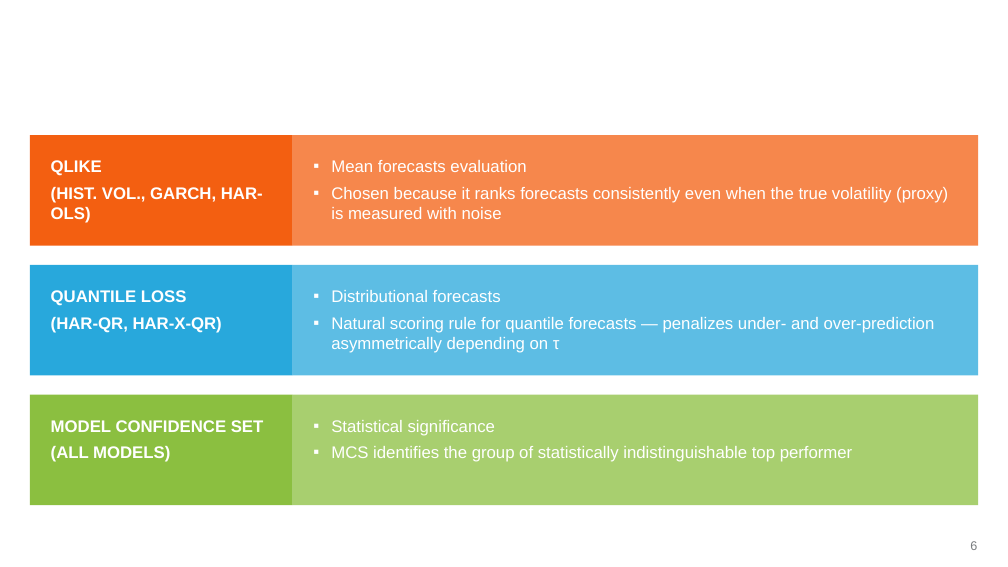
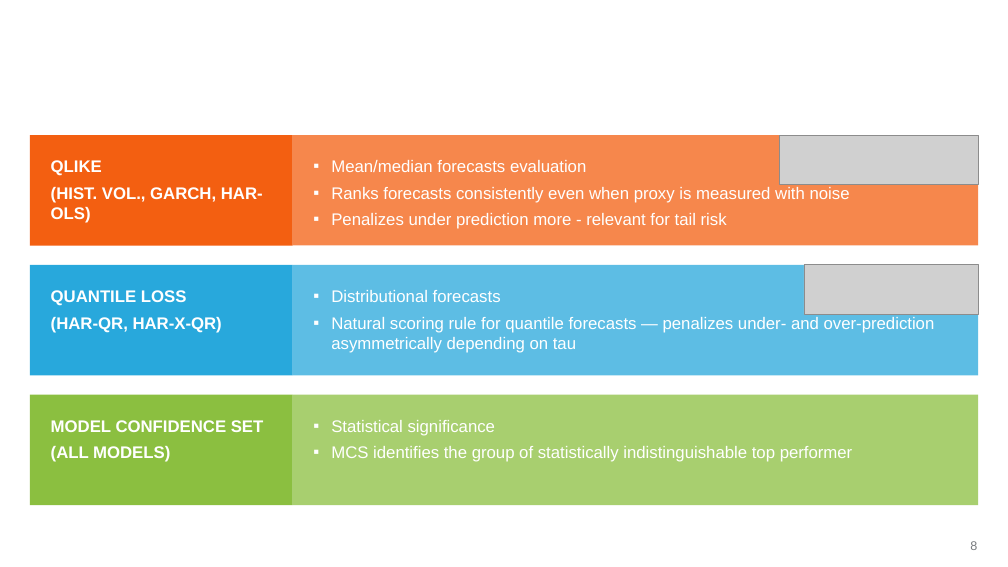
Before and after one commit to Knightowl808/Cocoa, a slide deck: slide 8 of 17_03_26_Bleher.pptx (slide 6 before the commit). Drawn at 1008x567 pixels with LibreOffice and Linux fonts; fonts in the diff are those of the drawing; grey boxes stand for pictures; background and template pictures are left out. Boxes give left, top, right and bottom in pixels: in the first picture for what was removed or moved away, otherwise in the second. Text is boxed around its words. In the diff, an @@ line names an element or a change of style, - is before the commit and + after.

```diff
--- a/17_03_26_Bleher.pptx
+++ b/17_03_26_Bleher.pptx
@@ rectangle "Mean/median forecasts evaluation" at [293, 135, 979, 246]: text to rectangle @@
@@ picture added at [780, 135, 979, 185] @@
@@ text in rectangle at [331, 160, 850, 229]: text changed @@
-▪ Mean forecasts evaluation
-▪ Chosen because it ranks forecasts consistently even when the true volatility (proxy) is measured with noise
+▪ Mean/median forecasts evaluation
+▪ Ranks forecasts consistently even when proxy is measured with noise
+▪ Penalizes under prediction more - relevant for tail risk
@@ picture added at [804, 265, 978, 315] @@
@@ text at [331, 317, 935, 353]: text changed @@
-▪ Natural scoring rule for quantile forecasts — penalizes under- and over-prediction asymmetrically depending on τ
+▪ Natural scoring rule for quantile forecasts — penalizes under- and over-prediction asymmetrically depending on tau
```
Also in this commit, not shown: 7 other slides changed, 2 slides added, 1 slide removed.
